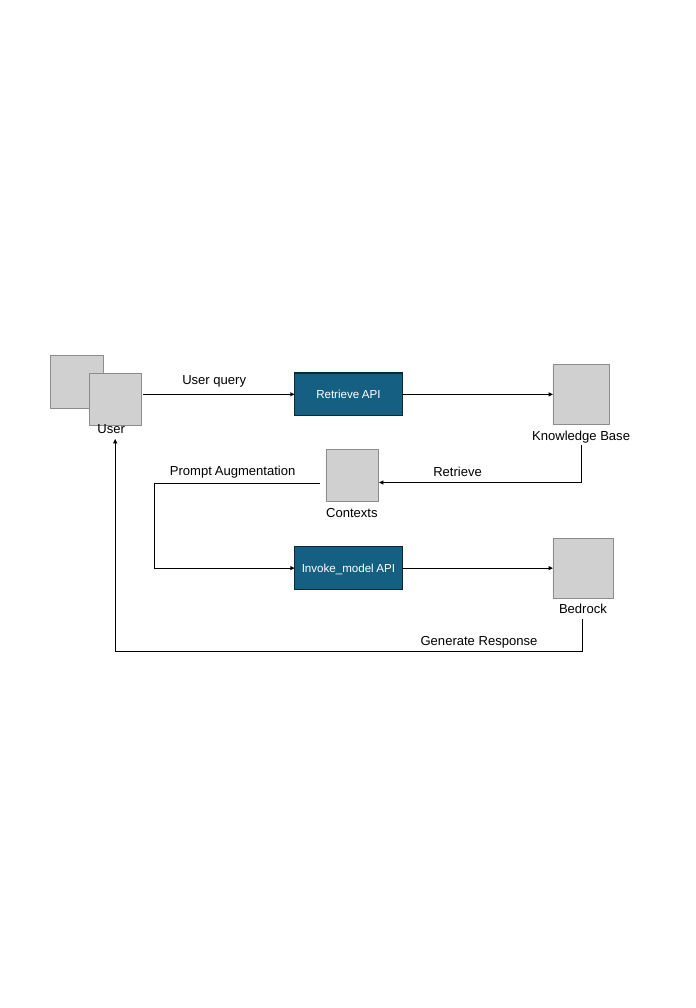
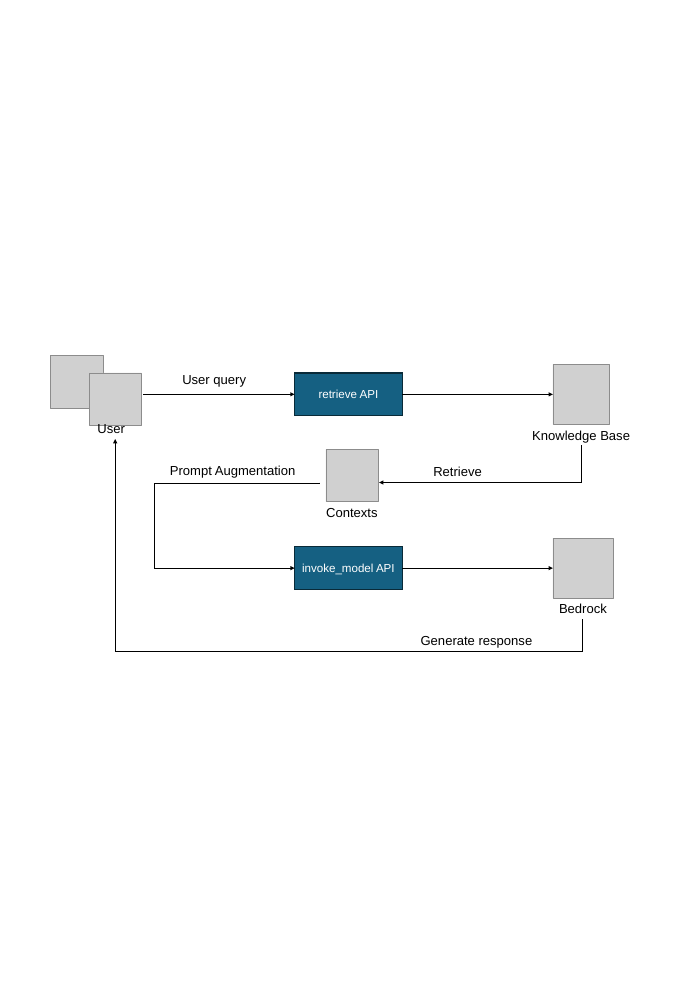
Before and after one commit to ren8k/aws-bedrock-advanced-rag-baseline, a slide deck: slide 2 of assets/bedrock-knowledge-base.pptx (slide 3 before the commit). Drawn at 696x1008 pixels with LibreOffice and Linux fonts; fonts in the diff are those of the drawing; grey boxes stand for pictures. Boxes give left, top, right and bottom in pixels: in the first picture for what was removed or moved away, otherwise in the second. Text is boxed around its words. In the diff, an @@ line names an element or a change of style, - is before the commit and + after.

```diff
--- a/assets/bedrock-knowledge-base.pptx
+++ b/assets/bedrock-knowledge-base.pptx
@@ text in rectangle at (319,390,379,398): text changed @@
-Retrieve API
+retrieve API
@@ text in rectangle at (302,563,395,575): text changed @@
-Invoke_model API
+invoke_model API
@@ text at (421,636,533,648): text changed @@
-Generate Response
+Generate response
```
Also in this commit, not shown: 1 other slide changed, 2 other files.
